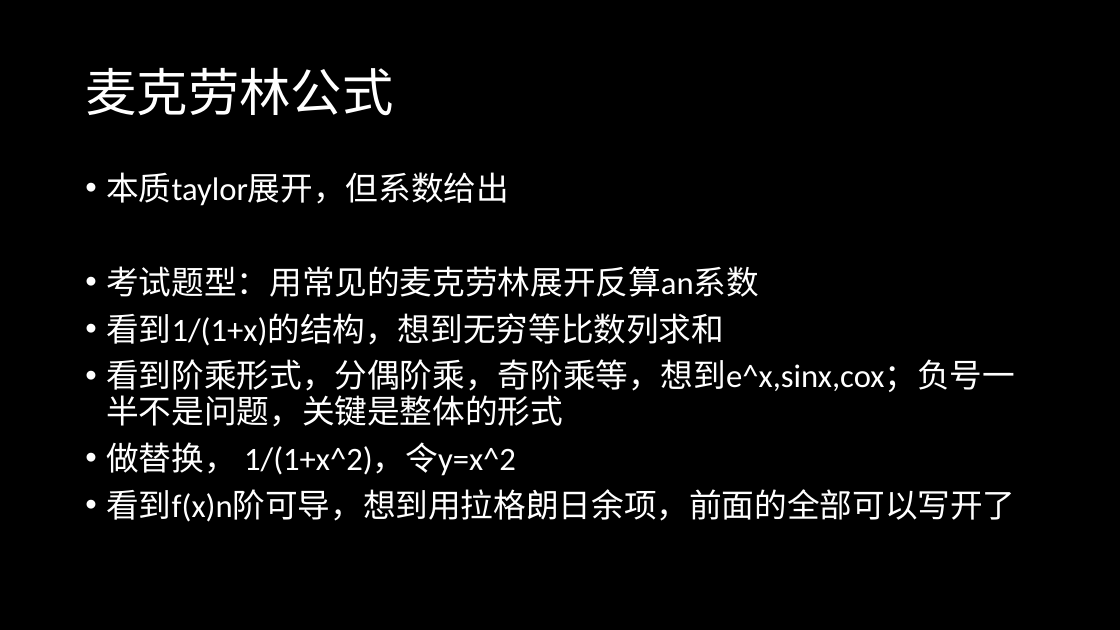
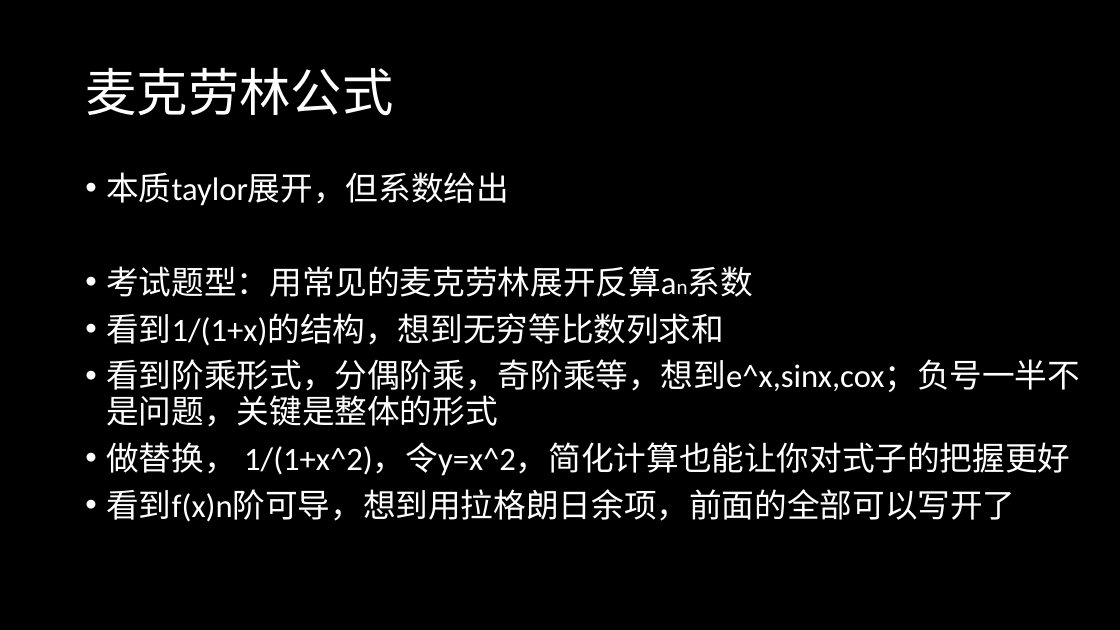
Before and after one commit to SavageTuna/Calculus, a slide deck: slide 83 of 高数1.pptx. Drawn at 1120x630 pixels with LibreOffice and Linux fonts; fonts in the diff are those of the drawing. Boxes give left, top, right and bottom in pixels: in the first picture for what was removed or moved away, otherwise in the second. Text is boxed around its words. In the diff, an @@ line names an element or a change of style, - is before the commit and + after.

```diff
--- a/高数1.pptx
+++ b/高数1.pptx
@@ text at (106, 266, 676, 297): size 28 to 18 pt in "考试题型：用常见的麦克劳林展开反算an系数" @@
@@ text at (106, 442, 1070, 476): text changed @@
-• 做替换， 1/(1+x^2)，令y=x^2
+• 做替换， 1/(1+x^2)，令y=x^2，简化计算也能让你对式子的把握更好
```
Also in this commit, not shown: 2 other slides changed, 1 slide added, 3 other files.
